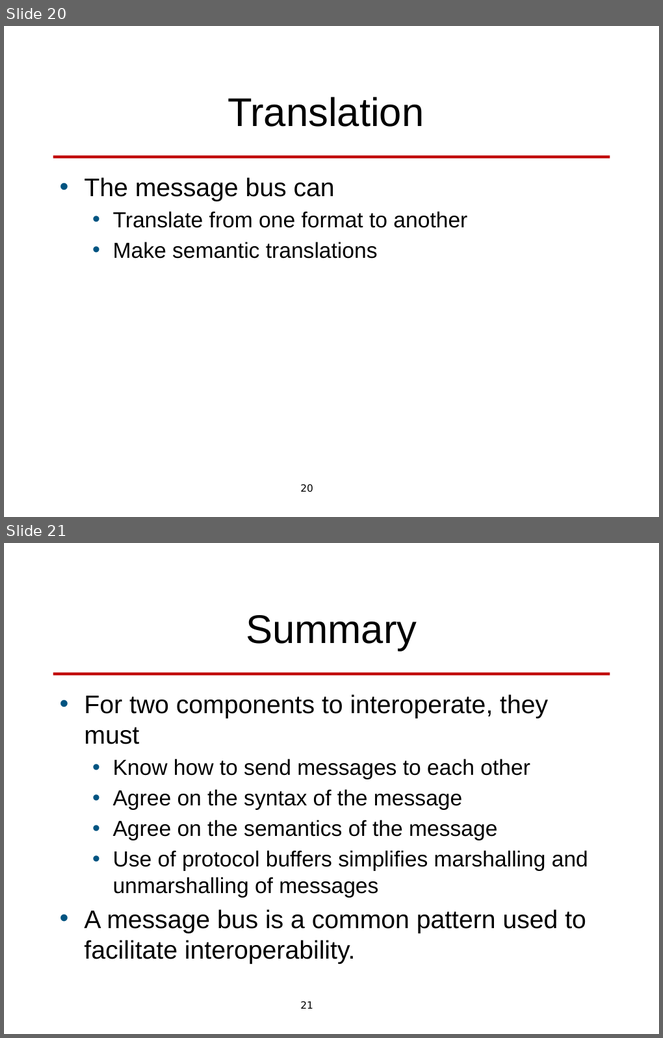
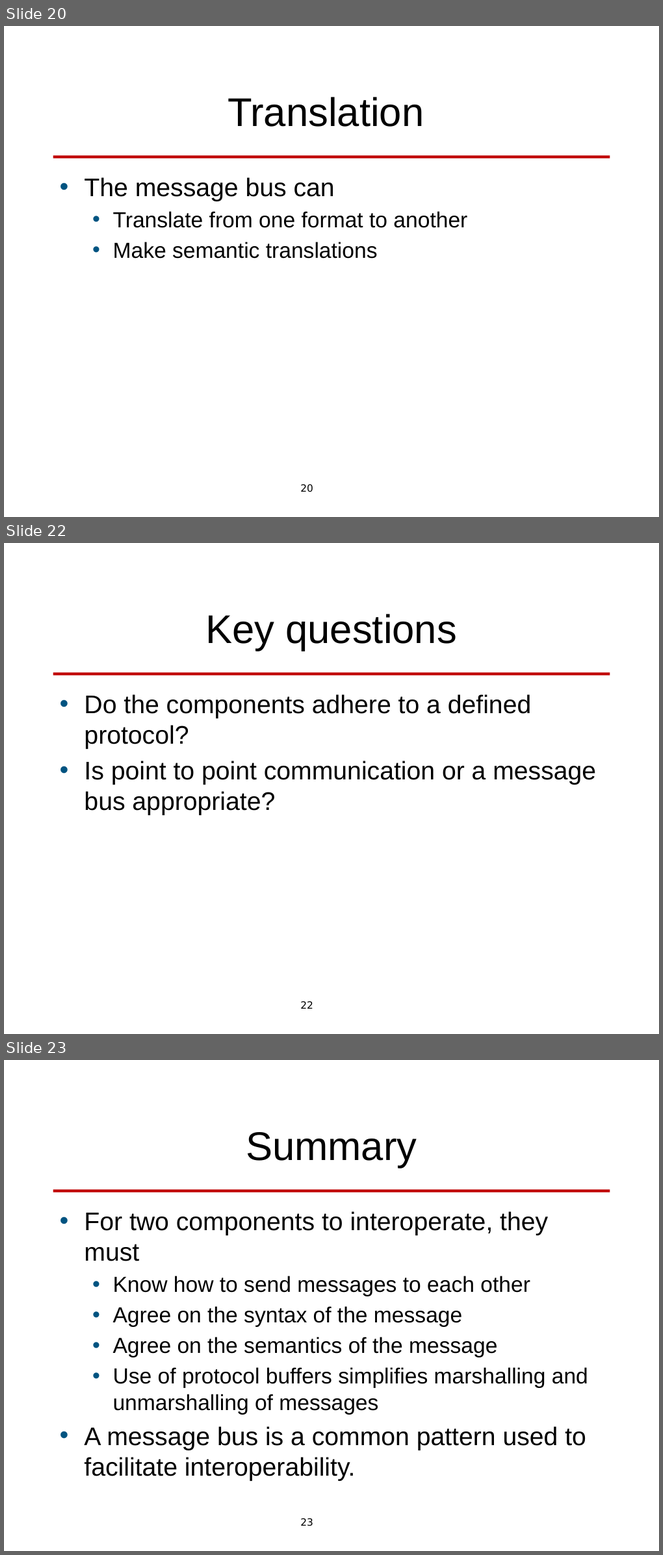
Before and after one commit to len-bass/architecture-design, a slide deck: integrability.pptx. Shown one above the other, each under a label of ours: slides 20 and 21 before the commit, slides 20, 22 and 23 after it; the slides between them are not shown. The pictures are 663x1038 and 663x1555 pixels, drawn with LibreOffice and Linux fonts; fonts in the diff are those of the drawing; background and template pictures are left out. Boxes give left, top, right and bottom in pixels: in the first picture for what was removed or moved away, otherwise in the second. Text is boxed around its words. In the diff, an @@ line names an element or a change of style, - is before the commit and + after.

```diff
--- a/integrability.pptx
+++ b/integrability.pptx
@@ slide 22 added at [4, 543, 659, 1034], background #FFFFFF; not listed: 2 template elements that a slide beside it also shows @@
@@ title added at [206, 614, 457, 651], 44 pt, text #000000 @@
+Key questions
@@ text added at [84, 694, 596, 815], 28 pt, text #000000 @@
+• Do the components adhere to a defined protocol?
+• Is point to point communication or a message bus appropriate?
@@ what was slide 21 is now slide 23 @@
@@ page number at [300, 1518, 313, 1527]: text changed @@
-21
+23
```
Also in this commit, not shown: 4 slides changed, 1 other slide added, 5 other files.
